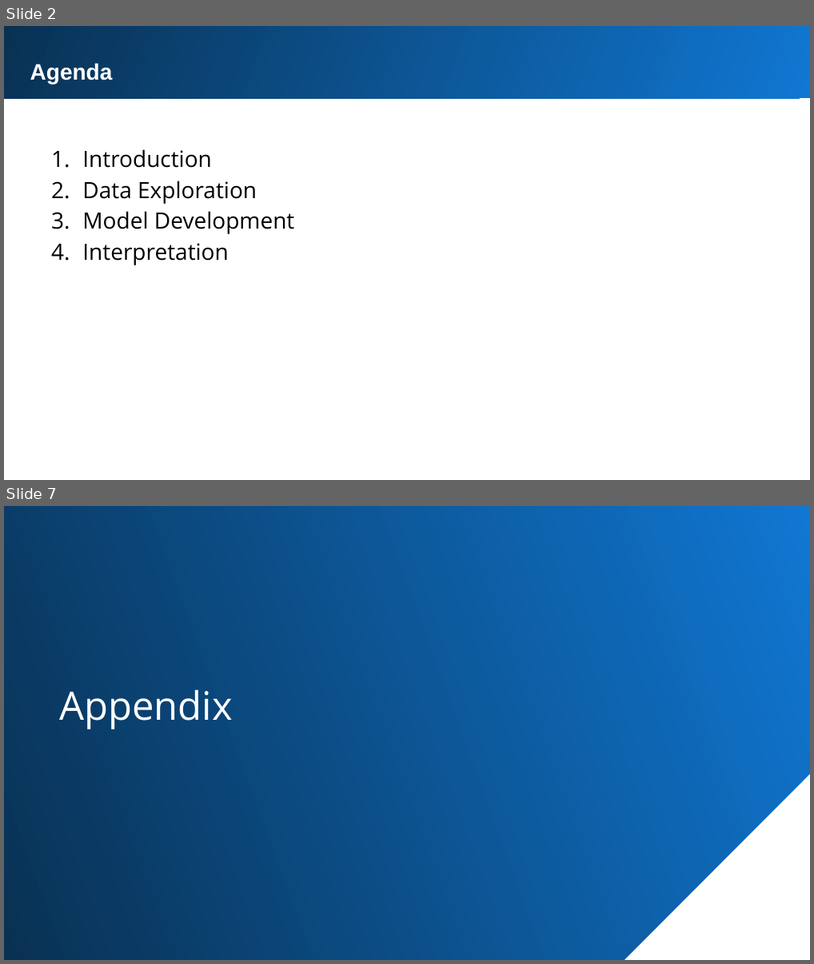
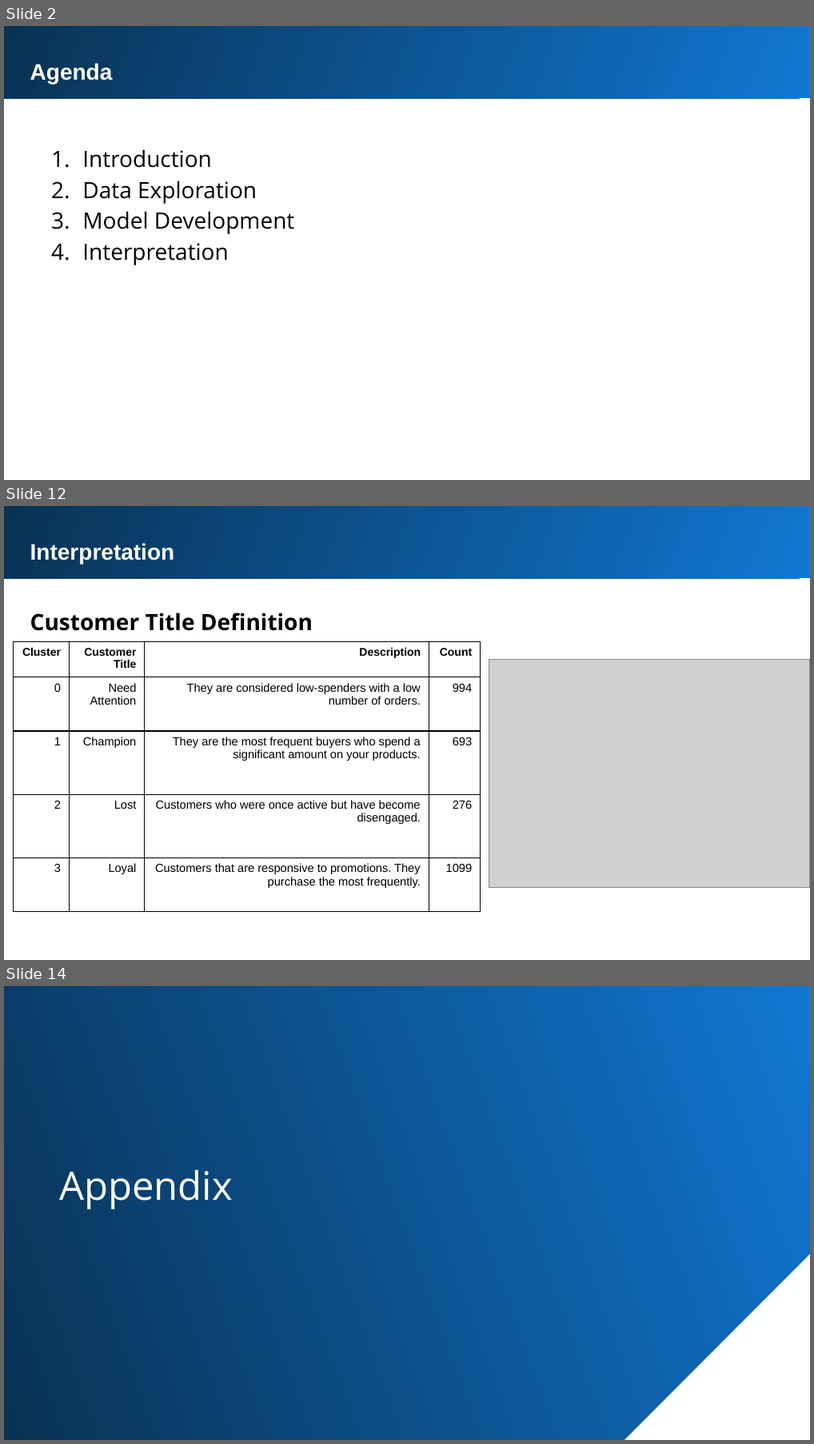
Before and after one commit to Mevhare/Forage-KPMG-AU-Virtual-Internship, a slide deck: Solution/Task 2/Sprocket_Presenation.pptx. Shown one above the other, each under a label of ours: slides 2 and 7 before the commit, slides 2, 12 and 14 after it; the slides between them are not shown. The pictures are 814x964 and 814x1444 pixels, drawn with LibreOffice and Linux fonts; fonts in the diff are those of the drawing; grey boxes stand for pictures. Boxes give left, top, right and bottom in pixels: in the first picture for what was removed or moved away, otherwise in the second. Text is boxed around its words. In the diff, an @@ line names an element or a change of style, - is before the commit and + after.

```diff
--- a/Solution/Task 2/Sprocket_Presenation.pptx
+++ b/Solution/Task 2/Sprocket_Presenation.pptx
@@ slide 12 added at bbox=[4, 506, 810, 960], background #FFFFFF @@
@@ rectangle added at bbox=[4, 506, 810, 579], fill gradient #1077D2 to #093153 @@
@@ text added at bbox=[30, 543, 175, 564], 20 pt, text #FFFFFF, bold @@
+Interpretation
@@ text added at bbox=[30, 612, 313, 631], 20 pt, text #000000, bold @@
+Customer Title Definition
@@ table added at bbox=[14, 641, 482, 912], 5 rows, 4 columns @@
+Cluster | Customer Title | Description | Count
+0 | Need Attention | They are considered low-spenders with a low number of orders. | 994
+1 | Champion | They are the most frequent buyers who spend a significant amount on your products. | 693
+2 | Lost | Customers who were once active but have become disengaged. | 276
+3 | Loyal | Customers that are responsive to promotions. They purchase the most frequently. | 1099
@@ picture added at bbox=[489, 660, 810, 887] @@
@@ what was slide 7 is now slide 14 @@
```
Also in this commit, not shown: 11 other slides added, 5 slides removed, 6 other files.
